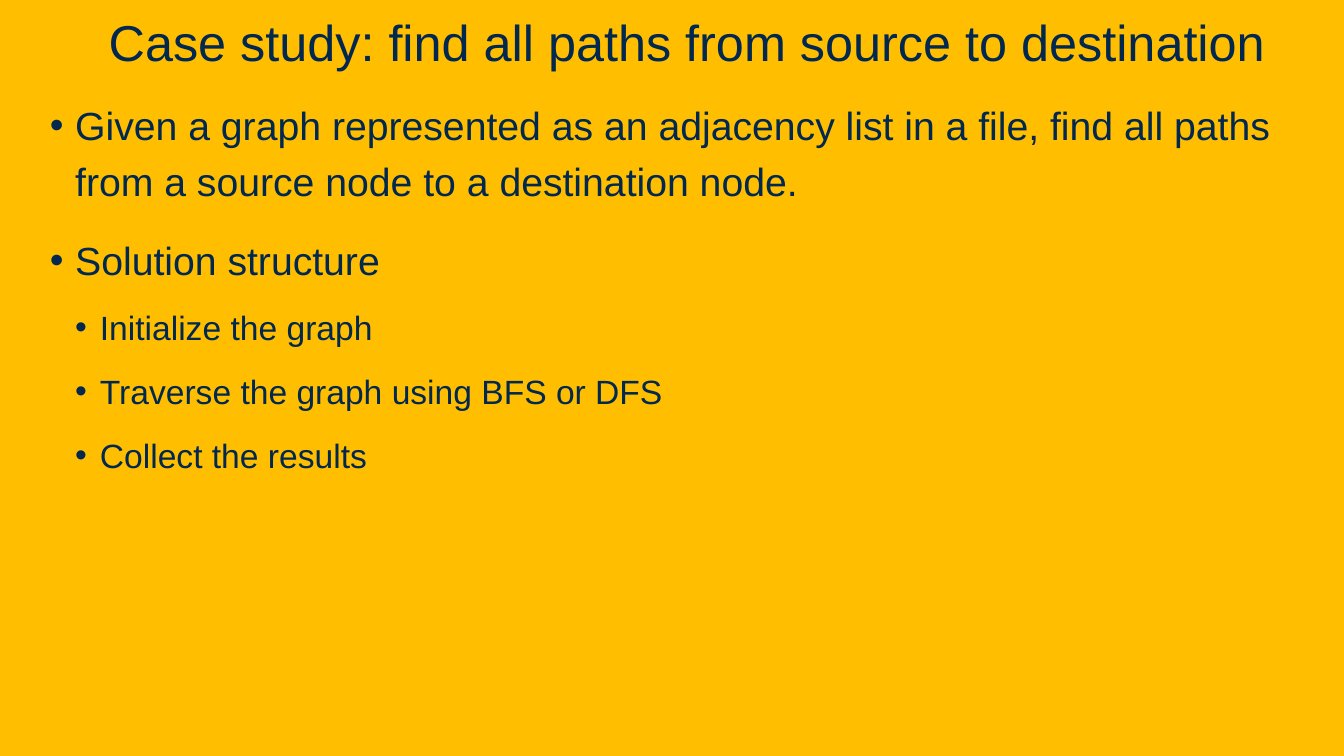
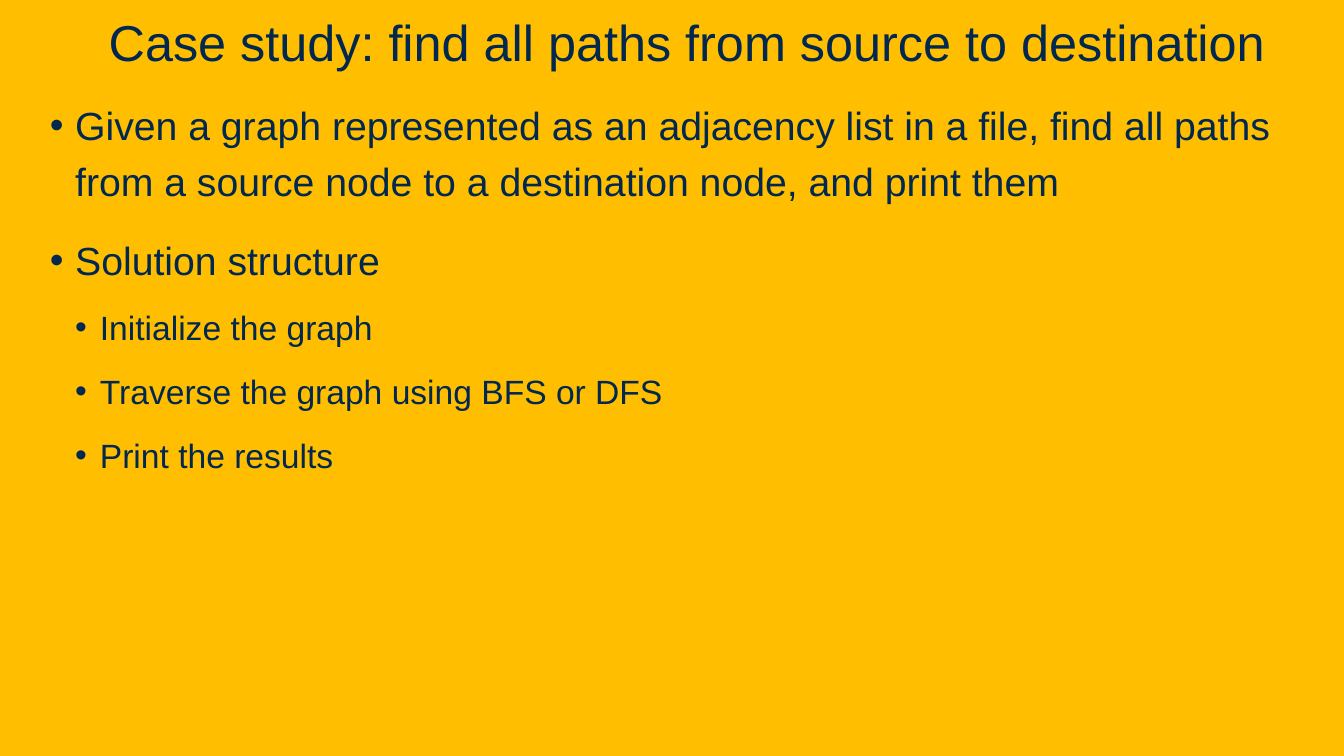
Before and after one commit to davsec-teaching/ECS160-Winter2025, a slide deck: slide 107 of slides/8_design_patterns.pptx. Drawn at 1344x756 pixels with LibreOffice and Linux fonts; fonts in the diff are those of the drawing; background and template pictures are left out. Boxes give left, top, right and bottom in pixels: in the first picture for what was removed or moved away, otherwise in the second. Text is boxed around its words. In the diff, an @@ line names an element or a change of style, - is before the commit and + after.

```diff
--- a/slides/8_design_patterns.pptx
+++ b/slides/8_design_patterns.pptx
@@ text at (75,111,1270,204): text changed @@
-• Given a graph represented as an adjacency list in a file, find all paths from a source node to a destination node.
+• Given a graph represented as an adjacency list in a file, find all paths from a source node to a destination node, and print them
@@ text at (100,443,333,469): text changed @@
-  • Collect the results
+  • Print the results
```
Also in this commit, not shown: 17 other slides changed, 1 slide added.
